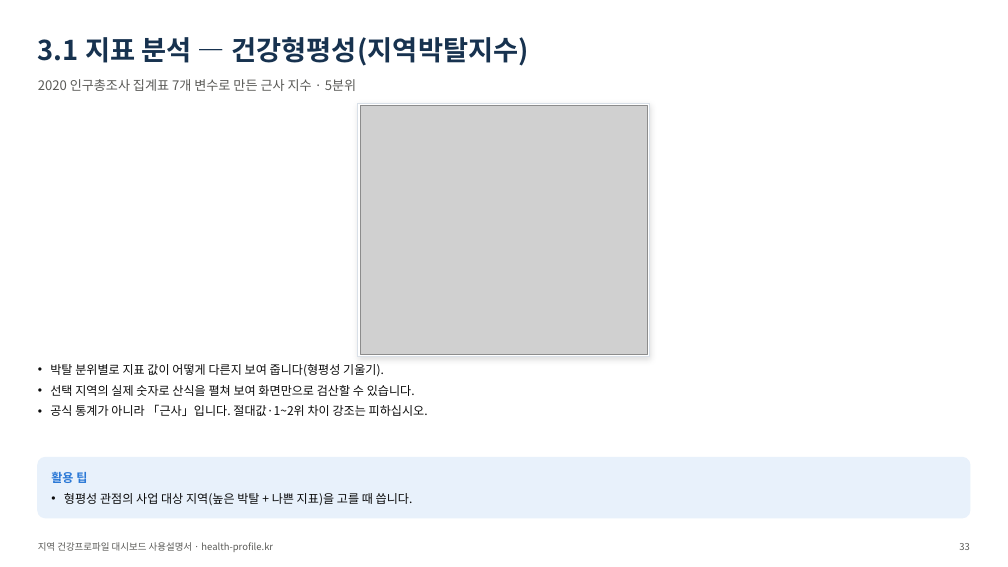
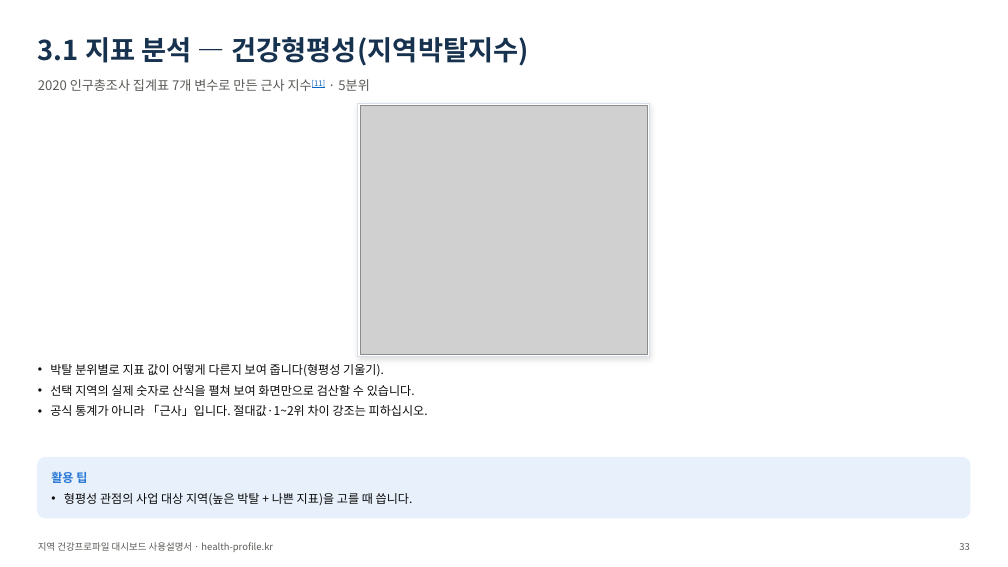
Before and after one commit to soonryu74/soonryu74.github.io, a slide deck: slide 33 of health-dashboard/docs/지역건강프로파일_대시보드_사용설명서_v1.pptx. Drawn at 1008x567 pixels with LibreOffice and Linux fonts; fonts in the diff are those of the drawing; grey boxes stand for pictures. Boxes give left, top, right and bottom in pixels: in the first picture for what was removed or moved away, otherwise in the second. Text is boxed around its words. In the diff, an @@ line names an element or a change of style, - is before the commit and + after.

```diff
--- a/health-dashboard/docs/지역건강프로파일_대시보드_사용설명서_v1.pptx
+++ b/health-dashboard/docs/지역건강프로파일_대시보드_사용설명서_v1.pptx
@@ text at [38,79,369,91]: text changed @@
-2020 인구총조사 집계표 7개 변수로 만든 근사 지수 · 5분위
+2020 인구총조사 집계표 7개 변수로 만든 근사 지수[11] · 5분위
```
Also in this commit, not shown: 17 other slides changed, 2 slides added, 30 other files.
